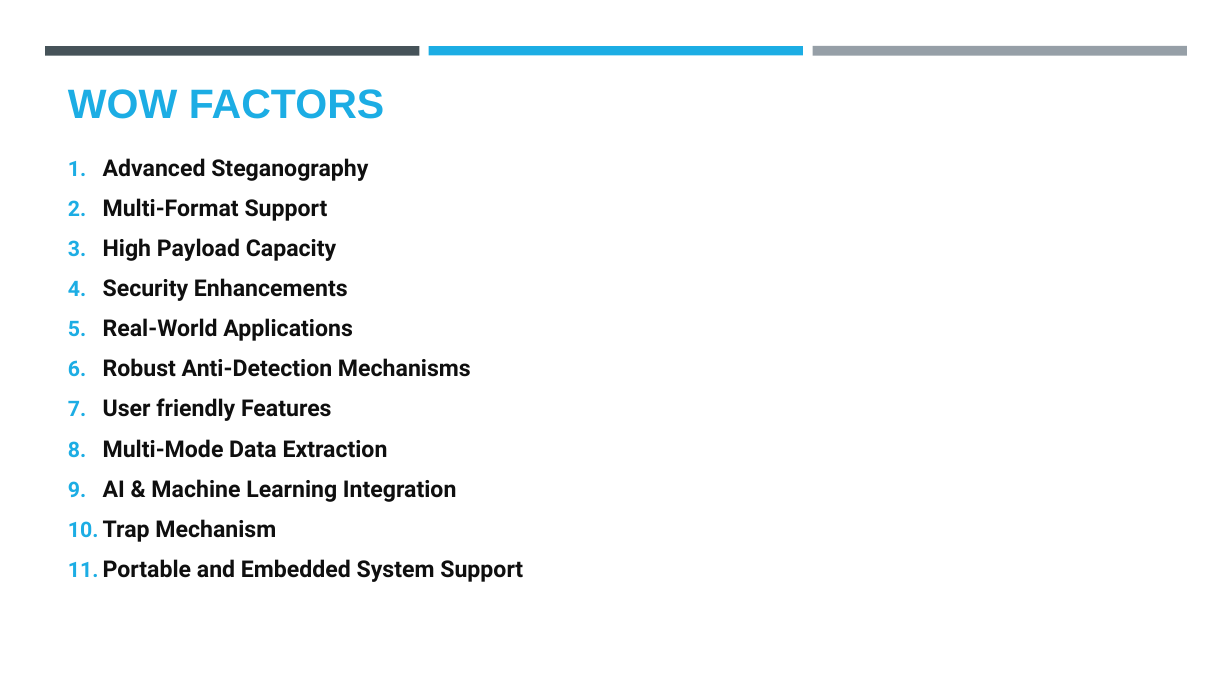
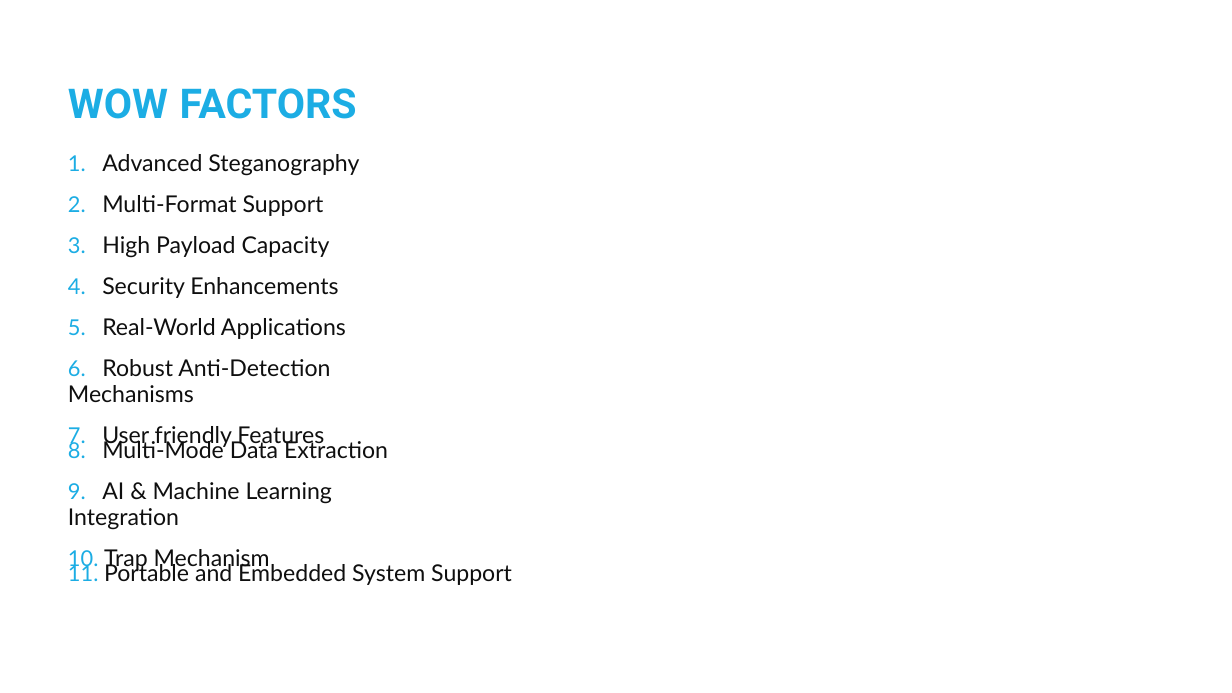
Before and after one commit to Joshna2401/project-aicte, a slide deck: slide 5 of Steganography Template.pptx. Drawn at 1232x693 pixels with LibreOffice and Linux fonts; fonts in the diff are those of the drawing; background and template pictures are left out. Boxes give left, top, right and bottom in pixels: in the first picture for what was removed or moved away, otherwise in the second. Text is boxed around its words. In the diff, an @@ line names an element or a change of style, - is before the commit and + after.

```diff
--- a/Steganography Template.pptx
+++ b/Steganography Template.pptx
@@ rectangle removed at <box>45,46,420,55</box> @@
@@ rectangle removed at <box>429,46,803,55</box> @@
@@ rectangle removed at <box>812,46,1187,56</box> @@
@@ text "WOW FACTORS" at <box>68,88,357,119</box>: font Arial to Roboto; line spacing 1 to 35.8pt; vertical alignment bottom to top @@
@@ text added at <box>68,154,359,216</box>, 18 pt, text #0F0F0F @@
+1. Advanced Steganography
+2. Multi-Format Support
@@ text removed at <box>103,158,523,582</box> @@
-1. Advanced Steganography
-2. Multi-Format Support
-3. High Payload Capacity
-4. Security Enhancements
-5. Real-World Applications
-6. Robust Anti-Detection Mechanisms
-7. User friendly Features
-8. Multi-Mode Data Extraction
-9. AI & Machine Learning Integration
-10. Trap Mechanism
-11. Portable and Embedded System Support
@@ text added at <box>68,236,330,258</box>, 18 pt, text #0F0F0F @@
+3. High Payload Capacity
@@ text added at <box>68,277,338,298</box>, 18 pt, text #0F0F0F @@
+4. Security Enhancements
@@ text added at <box>68,318,346,339</box>, 18 pt, text #0F0F0F @@
+5. Real-World Applications
@@ text added at <box>68,359,330,449</box>, 18 pt, text #0F0F0F @@
+6. Robust Anti-Detection Mechanisms
+7. User friendly Features
@@ text added at <box>68,438,388,572</box>, 18 pt, text #0F0F0F @@
+8. Multi-Mode Data Extraction
+9. AI & Machine Learning Integration
+10. Trap Mechanism
@@ text added at <box>68,561,512,585</box>, 18 pt, text #0F0F0F @@
+11. Portable and Embedded System Support
```
Also in this commit, not shown: 10 other slides changed, 1 slide added, 1 slide removed.
